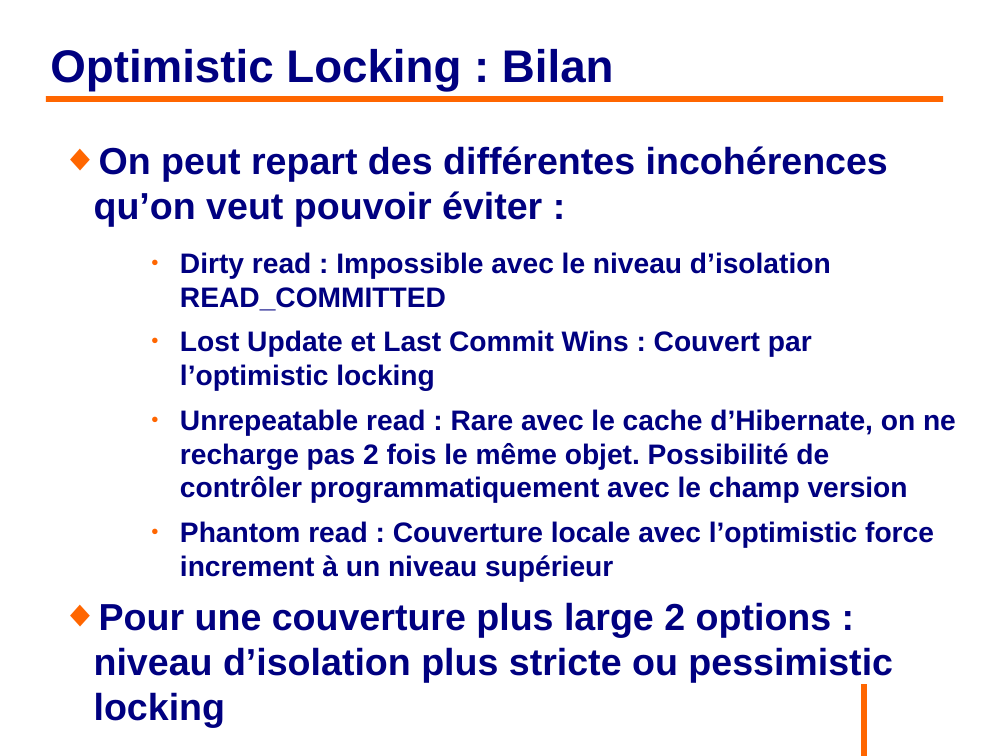
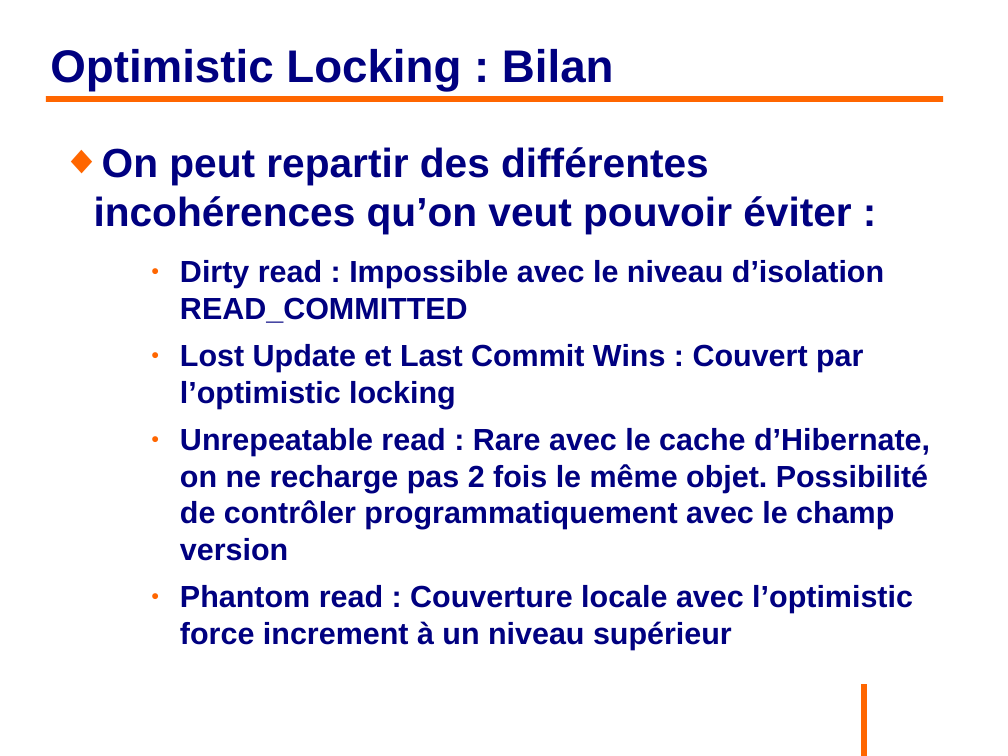
Before and after one commit to philphils/formation-hibernate-avancee, a slide deck: slide 104 of Documentation/diapo_formation_hibernate_avancee.odp (slide 102 before the commit). Drawn at 1008x756 pixels with LibreOffice and Linux fonts; fonts in the diff are those of the drawing; background and template pictures are left out. Boxes give left, top, right and bottom in pixels: in the first picture for what was removed or moved away, otherwise in the second. Text is boxed around its words. In the diff, an @@ line names an element or a change of style, - is before the commit and + after.

Commit message:
Relecture diapo partie Optimistic locking

```diff
--- a/Documentation/diapo_formation_hibernate_avancee.odp
+++ b/Documentation/diapo_formation_hibernate_avancee.odp
@@ text at [94,147,851,233]: text changed; size 29.6 to 32 pt @@
-◆ On peut repart des différentes incohérences qu’on veut pouvoir éviter :
+◆ On peut repartir des différentes incohérences qu’on veut pouvoir éviter :
@@ text at [180,260,930,650]: size 22.2 to 24 pt in "Dirty read : Impossible avec le niveau ...", "Lost Update et Last Commit Wins : ...", "Unrepeatable read : Rare avec le cache ...", "Phantom read : Couverture locale avec l’optimistic ..." @@
@@ text at [94,602,893,682]: paragraph removed @@
-◆ Pour une couverture plus large 2 options : niveau d’isolation plus stricte ou pessimistic locking
```
Also in this commit, not shown: 7 other slides changed, 3 slides added, 1 slide removed.
